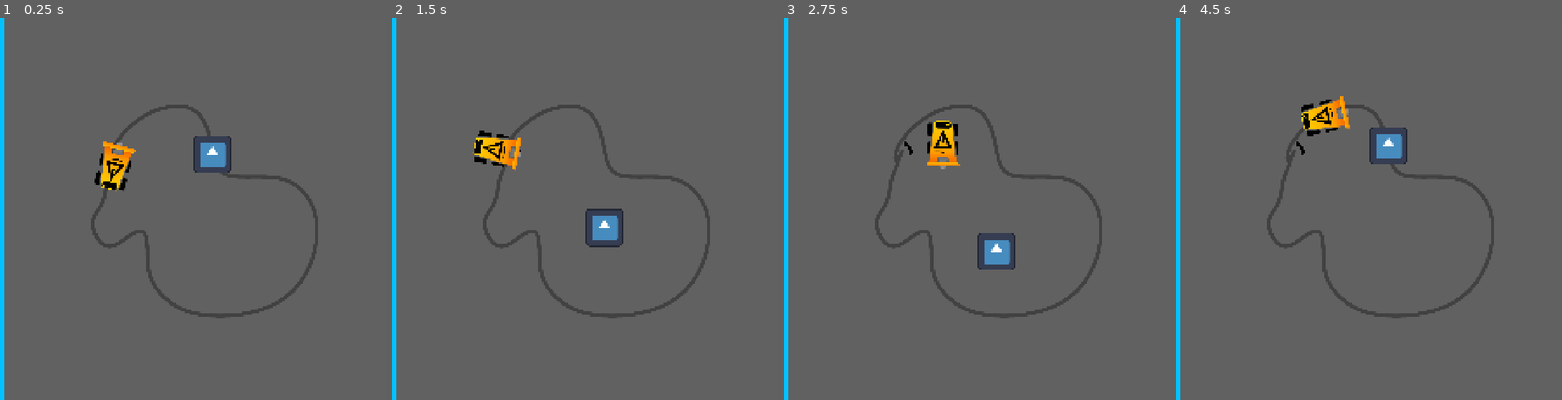
Above: before the commit, frames 1-4 (left to right).
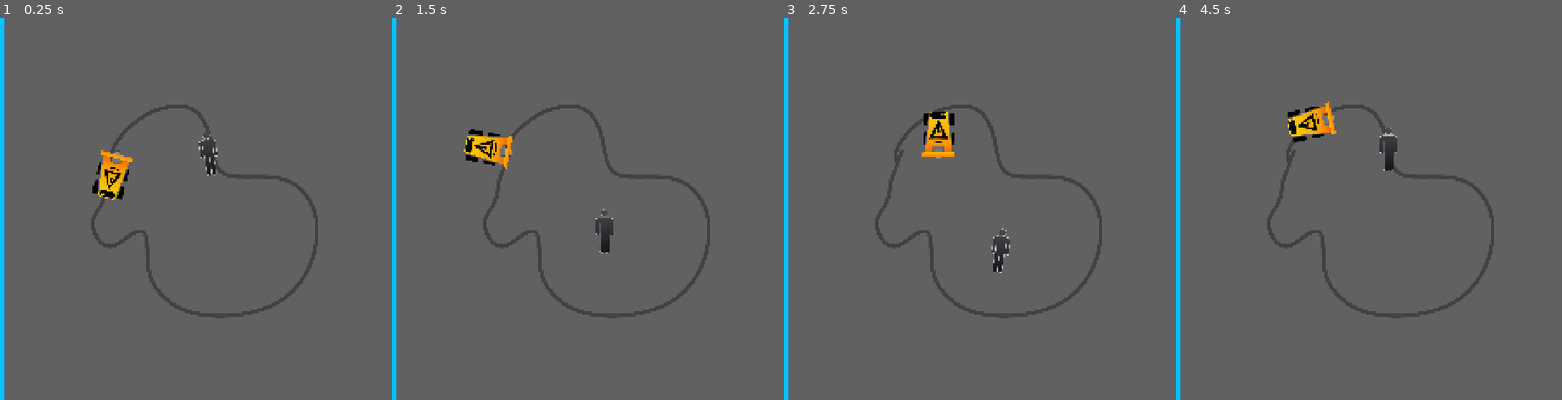
Above: after the commit, the same moments.

Repository: Breadstone58/WriteOfWay
Game: Godot game, scene res://Scenes/Levels/level_0.tscn
Same seed, same stepped clock (60 frames per second), same inputs: the game is played once before the commit and once after it. The engine's default icon, where the game draws it, is replaced by a stand-in: a white triangle on a blue panel in a dark square. Sound files missing from this copy of the repository are replaced by a short silence.
Inputs:
- Up to frame 1 (0.25 s): no input
- Up to frame 2 (1.5 s): hold D (turn_right) 0.53-1.28 s; hold Shift (increase_speed) 0.53-1.28 s; hold S (backward) from 1.28 s (still down); tap Space (oil) at 1.35 s
- Up to frame 3 (2.75 s): release S (backward) at 2.03 s; hold D (turn_right) from 2.03 s (still down); tap Ctrl (show_track) at 2.1 s
- Up to frame 4 (4.5 s): release D (turn_right) at 2.78 s; hold W (forward) 2.78-3.53 s; tap Shift (increase_speed) at 2.85 s; hold A (turn_left) from 3.53 s (still down); tap Space (oil) at 3.6 s; tap Ctrl (show_track) at 4.35 s

The runs differ from the first frame. In frame 1, 1.8% of the frame differs, in the area x 23-60%, y 30-48%; in frame 2, 1.8%; in frame 3, 1.8%; in frame 4, 2.1%, in the area x 28-60%, y 20-40%.

Commit message:
added pedestrian sprite

Diff:
--- a/Autoloads/Scenes/line_converter.gd
+++ b/Autoloads/Scenes/line_converter.gd
@@ -16,3 +16,4 @@
 	await RenderingServer.frame_post_draw
 	var image: Image = get_texture().get_image()
 	image.save_png("res://drawn_path.png")
+	SignalBus.eval_path.emit()
--- a/Autoloads/Scenes/line_converter.tscn
+++ b/Autoloads/Scenes/line_converter.tscn
@@ -17,4 +17,4 @@
 [node name="Line2D" type="Line2D" parent="LineEval" unique_id=1256573888]
 points = PackedVector2Array(0, 0)
 width = 12.0
-default_color = Color(1, 0, 0, 1)
+default_color = Color(0, 0, 0, 1)
--- /dev/null
+++ b/Autoloads/Scripts/path_evaluator.gd
@@ -0,0 +1,12 @@
+extends Node
+
+# Called when the node enters the scene tree for the first time.
+func _ready() -> void:
+	SignalBus.eval_path.connect(_on_path_eval)
+
+func _on_path_eval():
+	#get_tree().current_scene.name
+	var path: Image = Image.load_from_file("res://Assets/Levels/level_0.png")
+	var drawing: Image = Image.load_from_file("res://drawn_path.png")
+	var metrics = path.compute_image_metrics(drawing,false)
+	print(metrics)
--- a/Autoloads/Scripts/signal_bus.gd
+++ b/Autoloads/Scripts/signal_bus.gd
@@ -2,3 +2,4 @@
 @warning_ignore_start('unused_signal')
 
 signal export_line(point_array: PackedVector2Array)
+signal eval_path()
--- a/Scenes/Levels/level_0.tscn
+++ b/Scenes/Levels/level_0.tscn
@@ -1,6 +1,6 @@
 [gd_scene format=3 uid="uid://bm7tdulkjascq"]
 
-[ext_resource type="Texture2D" uid="uid://ov5feb5ytcdy" path="res://Assets/Levels/level0track.png" id="1_ic72l"]
+[ext_resource type="Texture2D" uid="uid://ov5feb5ytcdy" path="res://Assets/Levels/level_0.png" id="1_ic72l"]
 [ext_resource type="PackedScene" uid="uid://b1hf1a4452c42" path="res://Scenes/car.tscn" id="1_y8ppt"]
 [ext_resource type="PackedScene" uid="uid://2sno2themyi6" path="res://Scenes/pedestrian.tscn" id="2_2iktx"]
 [ext_resource type="Script" uid="uid://3wha3t74yl7n" path="res://Scenes/Levels/show_track.gd" id="2_r74qd"]
--- a/Scenes/car.gd
+++ b/Scenes/car.gd
@@ -4,7 +4,7 @@
 @export var max_speed = 300
 @export var rotation_speed = 2
 @export var acceleration = 300
-@export var friction = 500
+@export var friction = 700
 
 var rotation_direction = 0
 var oil_line = Line2D
--- a/Scenes/car.tscn
+++ b/Scenes/car.tscn
@@ -12,13 +12,13 @@
 script = ExtResource("1_go66d")
 
 [node name="Sprite2D" type="Sprite2D" parent="." unique_id=1154406391]
-position = Vector2(0, -59.999992)
+position = Vector2(0, -98.75)
 texture = ExtResource("2_go66d")
 
 [node name="CollisionShape2D" type="CollisionShape2D" parent="." unique_id=47072763]
-position = Vector2(0, -54.33332)
+position = Vector2(0, -104.33333)
 shape = SubResource("RectangleShape2D_ogd8f")
 
 [node name="Marker2D" type="Marker2D" parent="." unique_id=547863482]
-position = Vector2(0, 37.5)
+position = Vector2(0, 4.7683716e-07)
 scale = Vector2(0.99999994, 0.99999994)
--- a/Scenes/pedestrian.gd
+++ b/Scenes/pedestrian.gd
@@ -1,10 +1,18 @@
 extends Area2D
 
+@onready var anim: AnimatedSprite2D = $Anim
 
+func _ready() -> void:
+	anim.animation = "walk"
+	anim.play()
 
-func _on_body_shape_entered(body_rid: RID, body: Node2D, body_shape_index: int, local_shape_index: int) -> void:
-	print("killed a guy")
-	$AudioStreamPlayer2D.play()
-	visible = false
-	await $AudioStreamPlayer2D.finished
-	queue_free()
+func _process(_delta: float) -> void:
+	pass
+
+func _on_body_shape_entered(_body_rid: RID, _body: Node2D, _body_shape_index: int, _local_shape_index: int) -> void:
+	if visible == true:
+		print("killed a guy")
+		$AudioStreamPlayer2D.play()
+		visible = false
+		await $AudioStreamPlayer2D.finished
+		queue_free()
--- a/Scenes/pedestrian.tscn
+++ b/Scenes/pedestrian.tscn
@@ -1,11 +1,48 @@
 [gd_scene format=3 uid="uid://2sno2themyi6"]
 
 [ext_resource type="Script" uid="uid://de8od3sdeq5sy" path="res://Scenes/pedestrian.gd" id="1_epmes"]
-[ext_resource type="Texture2D" uid="uid://djsthupk0mhuw" path="res://icon.svg" id="1_y5q06"]
+[ext_resource type="Texture2D" uid="uid://dhxjnuy61j5ag" path="res://Assets/ped_walk.png" id="2_1h25g"]
 [ext_resource type="AudioStream" uid="uid://mq4t00fb4ivi" path="res://Assets/Sounds/Scream1.wav" id="3_1h25g"]
 
-[sub_resource type="CircleShape2D" id="CircleShape2D_oyyby"]
-radius = 65.85
+[sub_resource type="AtlasTexture" id="AtlasTexture_yqvb5"]
+atlas = ExtResource("2_1h25g")
+region = Rect2(250, 0, 250, 366)
+
+[sub_resource type="AtlasTexture" id="AtlasTexture_cl0mi"]
+atlas = ExtResource("2_1h25g")
+region = Rect2(0, 366, 250, 366)
+
+[sub_resource type="AtlasTexture" id="AtlasTexture_nk33y"]
+atlas = ExtResource("2_1h25g")
+region = Rect2(250, 366, 250, 366)
+
+[sub_resource type="AtlasTexture" id="AtlasTexture_ejkm5"]
+atlas = ExtResource("2_1h25g")
+region = Rect2(0, 0, 250, 366)
+
+[sub_resource type="SpriteFrames" id="SpriteFrames_ogd8f"]
+animations = [{
+"frames": [{
+"duration": 1.0,
+"texture": SubResource("AtlasTexture_yqvb5")
+}, {
+"duration": 1.0,
+"texture": SubResource("AtlasTexture_cl0mi")
+}, {
+"duration": 1.0,
+"texture": SubResource("AtlasTexture_nk33y")
+}, {
+"duration": 1.0,
+"texture": SubResource("AtlasTexture_ejkm5")
+}],
+"loop": 1,
+"name": &"walk",
+"speed": 12.0
+}]
+
+[sub_resource type="CapsuleShape2D" id="CapsuleShape2D_0vuf8"]
+radius = 57.0
+height = 304.0
 
 [sub_resource type="AudioStreamRandomizer" id="AudioStreamRandomizer_q3bbs"]
 playback_mode = 1
@@ -13,16 +50,20 @@
 stream_0/stream = ExtResource("3_1h25g")
 
 [node name="Pedestrian" type="Area2D" unique_id=1425713004]
+scale = Vector2(0.5, 0.5)
 collision_mask = 2
 script = ExtResource("1_epmes")
 
-[node name="Sprite2D" type="Sprite2D" parent="." unique_id=1038021492]
-texture = ExtResource("1_y5q06")
+[node name="Anim" type="AnimatedSprite2D" parent="." unique_id=377729487]
+sprite_frames = SubResource("SpriteFrames_ogd8f")
+animation = &"walk"
 
 [node name="CollisionShape2D" type="CollisionShape2D" parent="." unique_id=1694048881]
-shape = SubResource("CircleShape2D_oyyby")
+position = Vector2(0, 26)
+shape = SubResource("CapsuleShape2D_0vuf8")
 
 [node name="AudioStreamPlayer2D" type="AudioStreamPlayer2D" parent="." unique_id=581082305]
+position = Vector2(31, 15)
 stream = SubResource("AudioStreamRandomizer_q3bbs")
 
 [connection signal="body_shape_entered" from="." to="." method="_on_body_shape_entered"]
--- a/project.godot
+++ b/project.godot
@@ -19,6 +19,7 @@
 
 LineConv="*uid://d2lfhkg3bwcf7"
 SignalBus="*uid://def5ua5lqfgmk"
+PathEval="*uid://dub7gdeooy58p"
 
 [display]
 
Renamed: Assets/Levels/level0track.png -> Assets/Levels/level_0.png
Not shown, changed: Assets/Levels/level_0.png.import
Binary file added: Assets/ped_walk.png
Not shown, added: Assets/ped_walk.png.import
Not shown, added: Autoloads/Scripts/path_evaluator.gd.uid
Binary file changed: drawn_path.png
